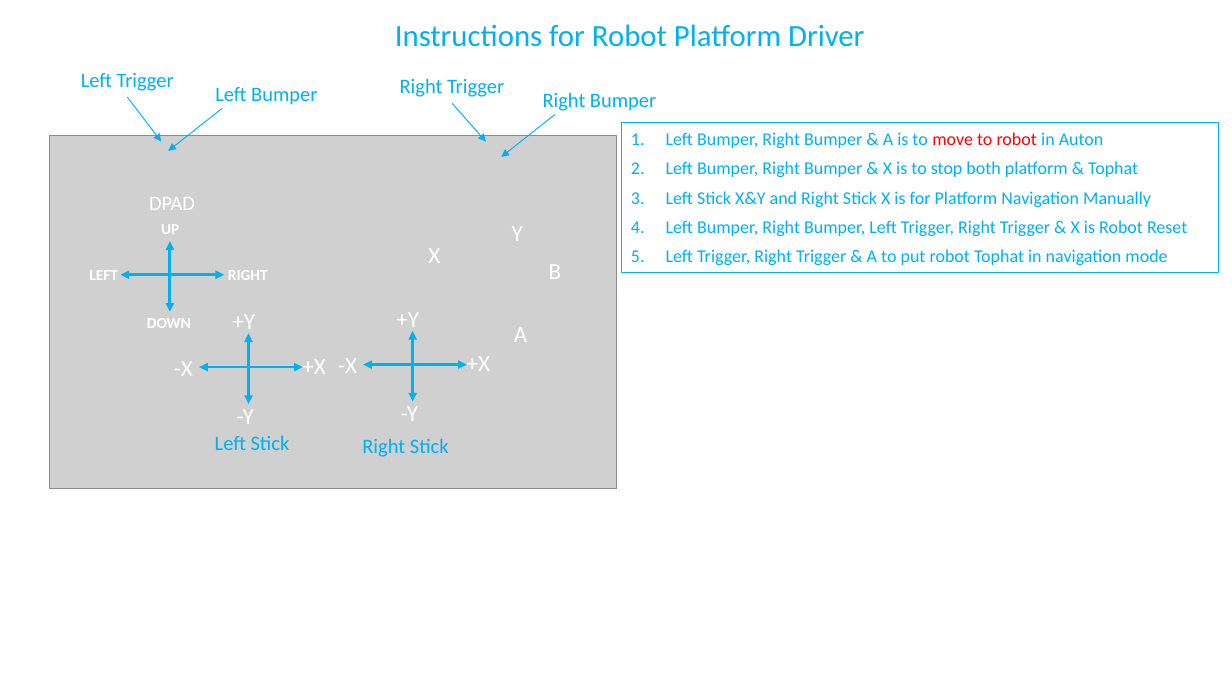
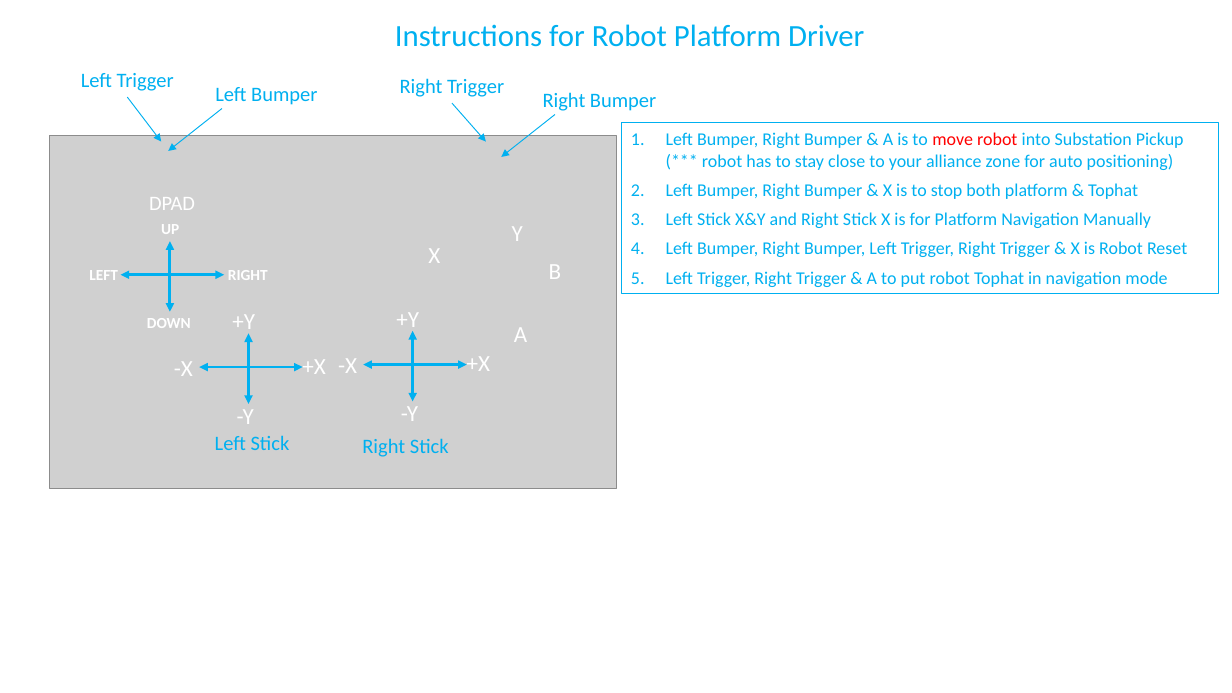
Before and after one commit to SaiabhiramA/ATRoadRunnerV8, a slide deck: slide 1 of ProgrammingDocs/Gamepad_AT_2022.pptx. Drawn at 1232x693 pixels with LibreOffice and Linux fonts; fonts in the diff are those of the drawing; grey boxes stand for pictures. Boxes give left, top, right and bottom in pixels: in the first picture for what was removed or moved away, otherwise in the second. Text is boxed around its words. In the diff, an @@ line names an element or a change of style, - is before the commit and + after.

Commit message:
fix blue alliance left
fix blue alliance left final tweaks

```diff
--- a/ProgrammingDocs/Gamepad_AT_2022.pptx
+++ b/ProgrammingDocs/Gamepad_AT_2022.pptx
@@ rectangle "Left Bumper, Right Bumper & ...": place and size @@
-rectangle "Left Bumper, Right Bumper & ..." at (622, 123, 1219, 273)
+rectangle "Left Bumper, Right Bumper & ..." at (622, 123, 1219, 294)
@@ text in rectangle at (666, 132, 1184, 170): text changed @@
-1. Left Bumper, Right Bumper & A is to move to robot in Auton
+1. Left Bumper, Right Bumper & A is to move robot into Substation Pickup (*** robot has to stay close to your alliance zone for auto positioning)
```
Also in this commit, not shown: 8 other files.
